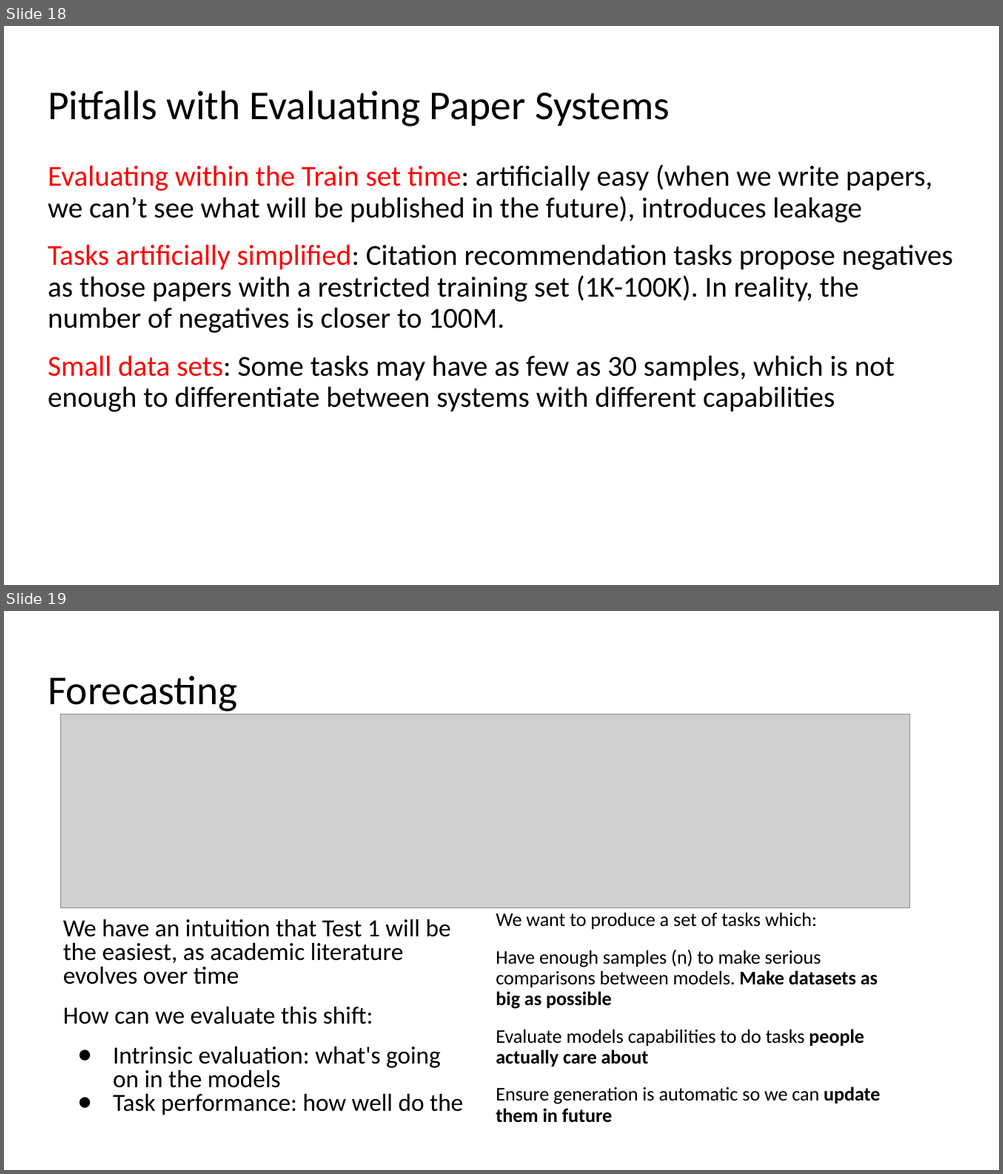
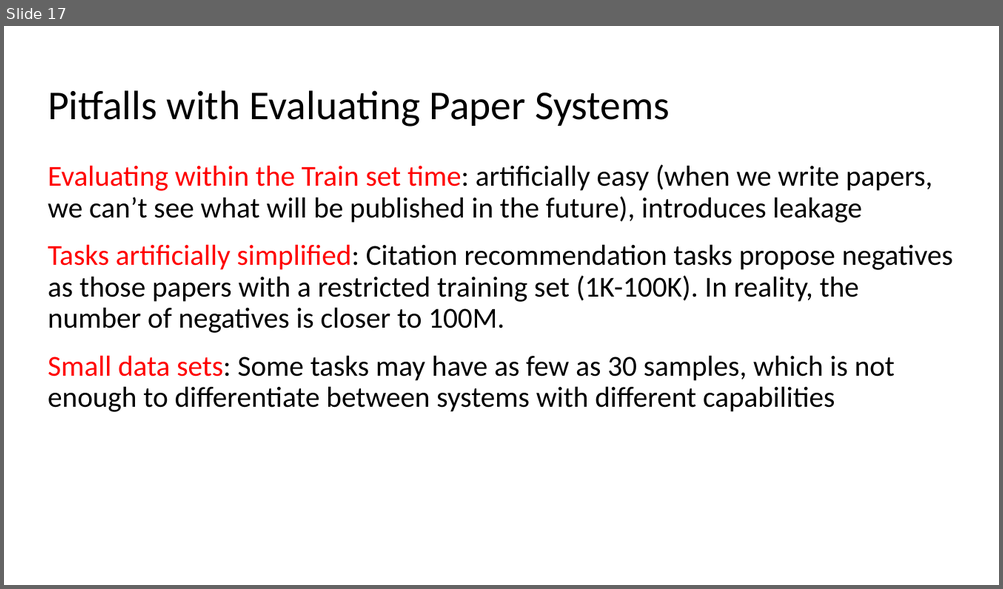
Before and after one commit to kwchurch/JSALT_Better_Together, a slide deck: slides/July5/July5_combined.pptx. Shown one above the other, each under a label of ours: slides 18 and 19 before the commit, slide 17 after it. The pictures are 1003x1174 and 1003x589 pixels, drawn with LibreOffice and Linux fonts; fonts in the diff are those of the drawing; grey boxes stand for pictures. Boxes give left, top, right and bottom in pixels: in the first picture for what was removed or moved away, otherwise in the second. Text is boxed around its words. In the diff, an @@ line names an element or a change of style, - is before the commit and + after.

```diff
--- a/slides/July5/July5_combined.pptx
+++ b/slides/July5/July5_combined.pptx
@@ slide 19 removed at box(4, 611, 999, 1170), background #FFFFFF @@
@@ title removed at box(48, 675, 238, 715) @@
-Forecasting
@@ picture removed at box(61, 714, 910, 908) @@
@@ text removed at box(63, 920, 463, 1116) @@
-We have an intuition that Test 1 will be the easiest, as academic literature evolves over time
-How can we evaluate this shift:
-● Intrinsic evaluation: what's going on in the models
-● Task performance: how well do the
@@ text removed at box(495, 912, 879, 1123) @@
-We want to produce a set of tasks which:
-Have enough samples (n) to make serious comparisons between models. Make datasets as big as possible
-Evaluate models capabilities to do tasks people actually care about
-Ensure generation is automatic so we can update them in future
@@ what was slide 18 is now slide 17 @@
```
Also in this commit, not shown: 3 slides changed, 5 slides added, 3 other slides removed, 1 other file.
